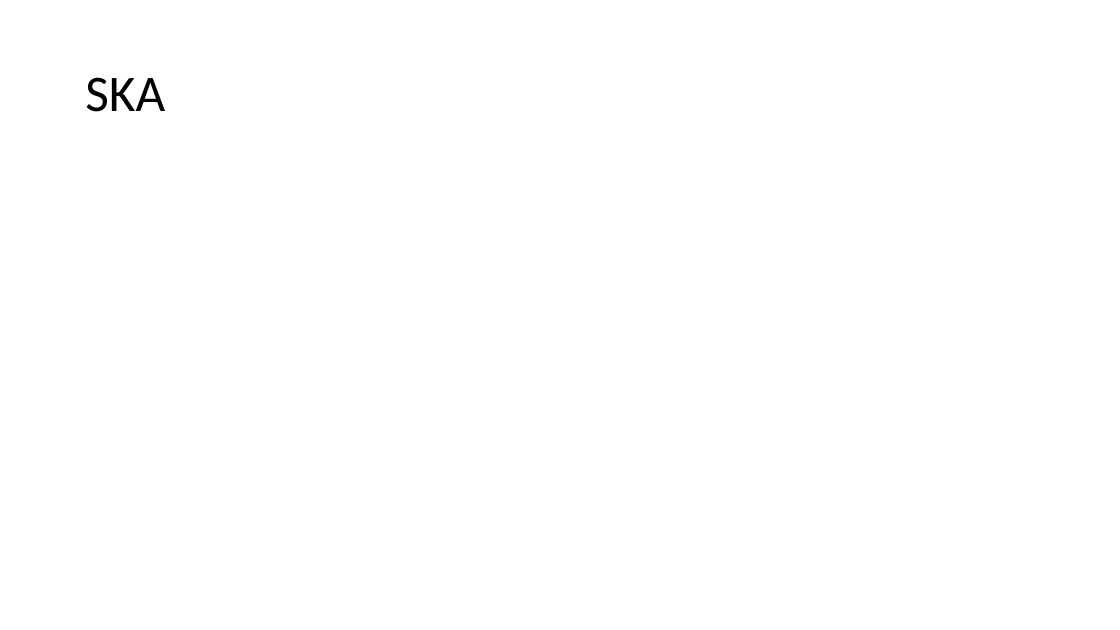
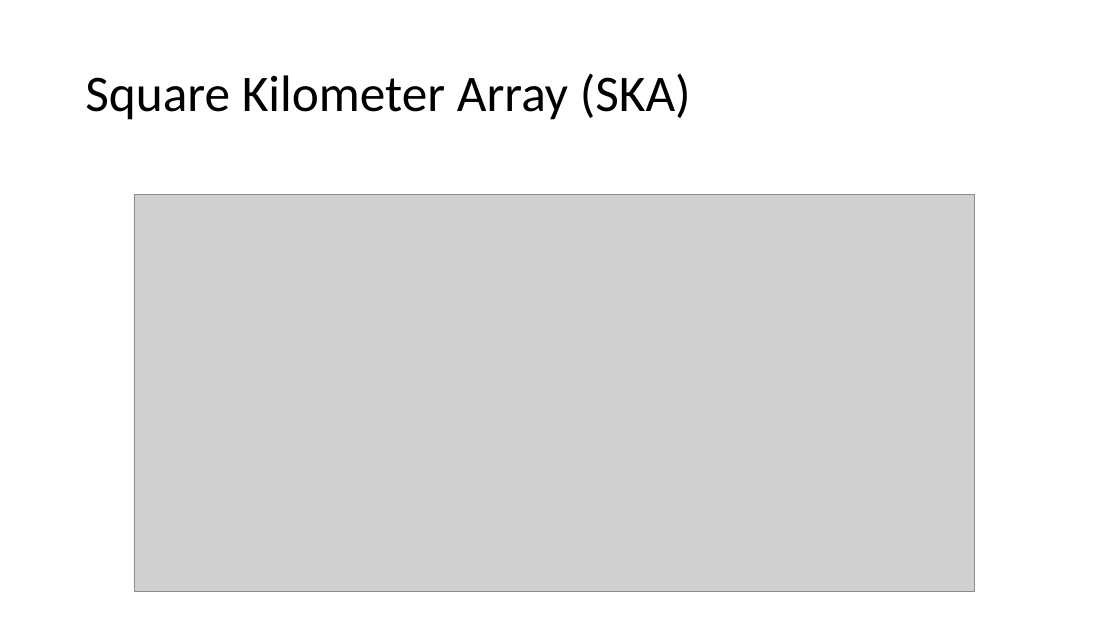
Before and after one commit to lord-blueberry/p9-doc, a slide deck: slide 7 of SKA-Days/Towards Distributed Image Reconstruction.pptx (slide 3 before the commit). Drawn at 1120x630 pixels with LibreOffice and Linux fonts; fonts in the diff are those of the drawing; grey boxes stand for pictures. Boxes give left, top, right and bottom in pixels: in the first picture for what was removed or moved away, otherwise in the second. Text is boxed around its words. In the diff, an @@ line names an element or a change of style, - is before the commit and + after.

```diff
--- a/SKA-Days/Towards Distributed Image Reconstruction.pptx
+++ b/SKA-Days/Towards Distributed Image Reconstruction.pptx
@@ title at (85, 73, 691, 120): text changed @@
-SKA
+Square Kilometer Array (SKA)
@@ picture added at (135, 194, 975, 592) @@
```
Also in this commit, not shown: 3 other slides changed, 5 slides added, 5 slides removed, 1 other file.
